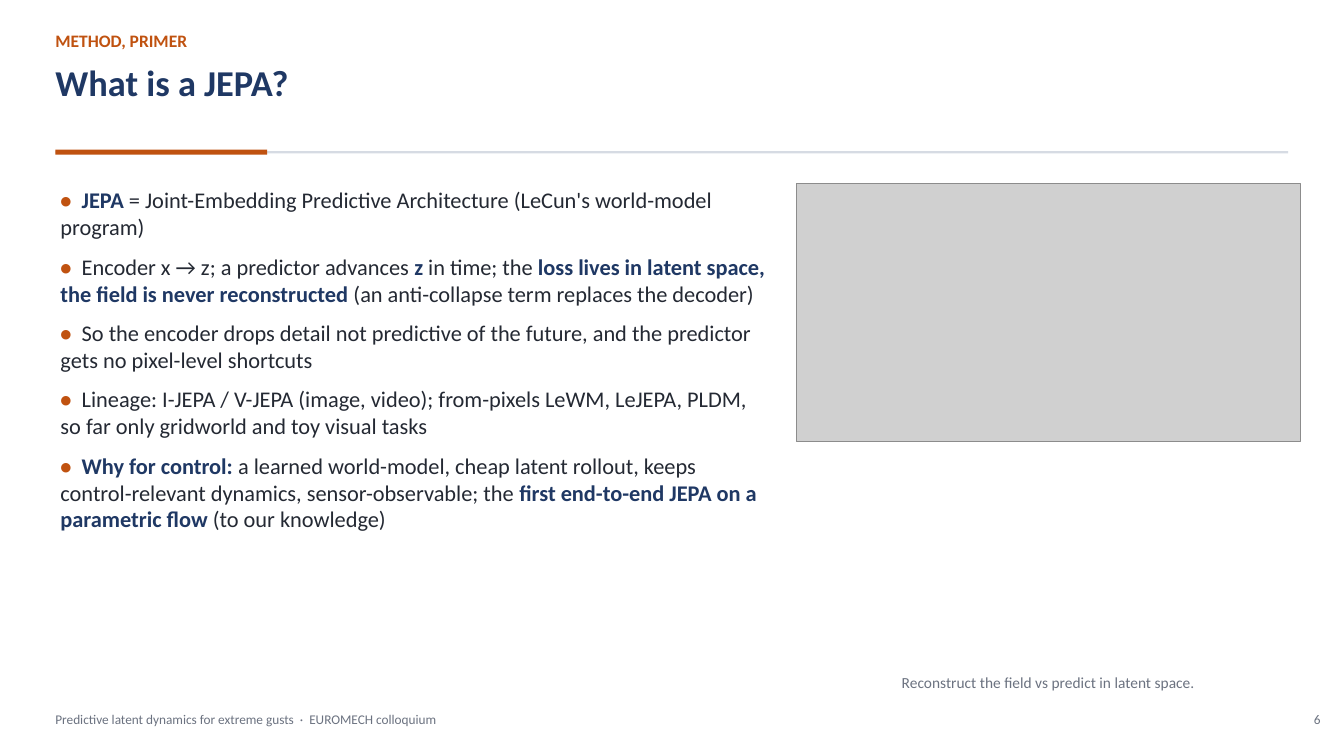
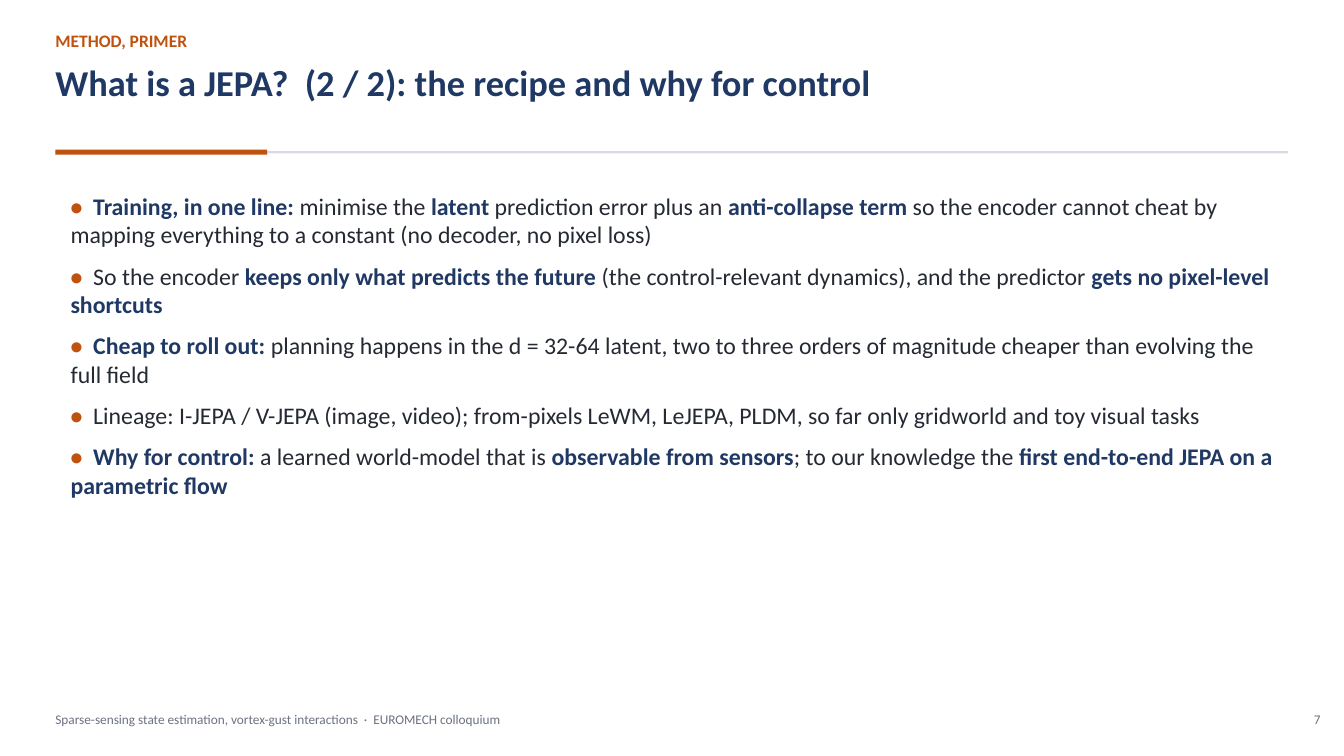
Before and after one commit to sanmi90/GUST-JEPA, a slide deck: slide 7 of paper/talk/euromech_gust_jepa.pptx (slide 6 before the commit). Drawn at 1344x756 pixels with LibreOffice and Linux fonts; fonts in the diff are those of the drawing; grey boxes stand for pictures. Boxes give left, top, right and bottom in pixels: in the first picture for what was removed or moved away, otherwise in the second. Text is boxed around its words. In the diff, an @@ line names an element or a change of style, - is before the commit and + after.

```diff
--- a/paper/talk/euromech_gust_jepa.pptx
+++ b/paper/talk/euromech_gust_jepa.pptx
@@ text at [55,69,870,102]: text changed @@
-What is a JEPA?
+What is a JEPA? (2 / 2): the recipe and why for control
@@ text at [71,198,1269,383]: text changed; size 16 to 17 pt @@
-• JEPA = Joint-Embedding Predictive Architecture (LeCun's world-model program)
-• Encoder x → z; a predictor advances z in time; the loss lives in latent space, the field is never reconstructed (an anti-collapse term replaces the decoder)
-• So the encoder drops detail not predictive of the future, and the predictor gets no pixel-level shortcuts
+• Training, in one line: minimise the latent prediction error plus an anti-collapse term so the encoder cannot cheat by mapping everything to a constant (no decoder, no pixel loss)
+• So the encoder keeps only what predicts the future (the control-relevant dynamics), and the predictor gets no pixel-level shortcuts
+• Cheap to roll out: planning happens in the d = 32-64 latent, two to three orders of magnitude cheaper than evolving the full field
@@ text "• Training, in one line: ...": place and size @@
-text "• Training, in one line: ..." at [60,192,765,531]
+text "• Training, in one line: ..." at [71,198,1273,498]
@@ picture removed at [797,184,1301,442] @@
@@ text at [93,407,1199,428]: size 16 to 17 pt in "• Lineage: I-JEPA / V-JEPA (image, video); ..." @@
@@ text at [71,448,1273,498]: text changed; size 16 to 17 pt; text colour #242933 to #1F3864; bold on @@
-• Why for control: a learned world-model, cheap latent rollout, keeps control-relevant dynamics, sensor-observable; the first end-to-end JEPA on a parametric flow (to our knowledge)
+• Why for control: a learned world-model that is observable from sensors; to our knowledge the first end-to-end JEPA on a parametric flow
@@ text removed at [902,677,1195,691] @@
-Reconstruct the field vs predict in latent space.
@@ text at [55,715,500,726]: text changed @@
-Predictive latent dynamics for extreme gusts · EUROMECH colloquium
+Sparse-sensing state estimation, vortex-gust interactions · EUROMECH colloquium
@@ text at [1314,715,1321,724]: text changed @@
-6
+7
```
Also in this commit, not shown: 27 other slides changed, 11 slides added, 1 slide removed, 25 other files.
